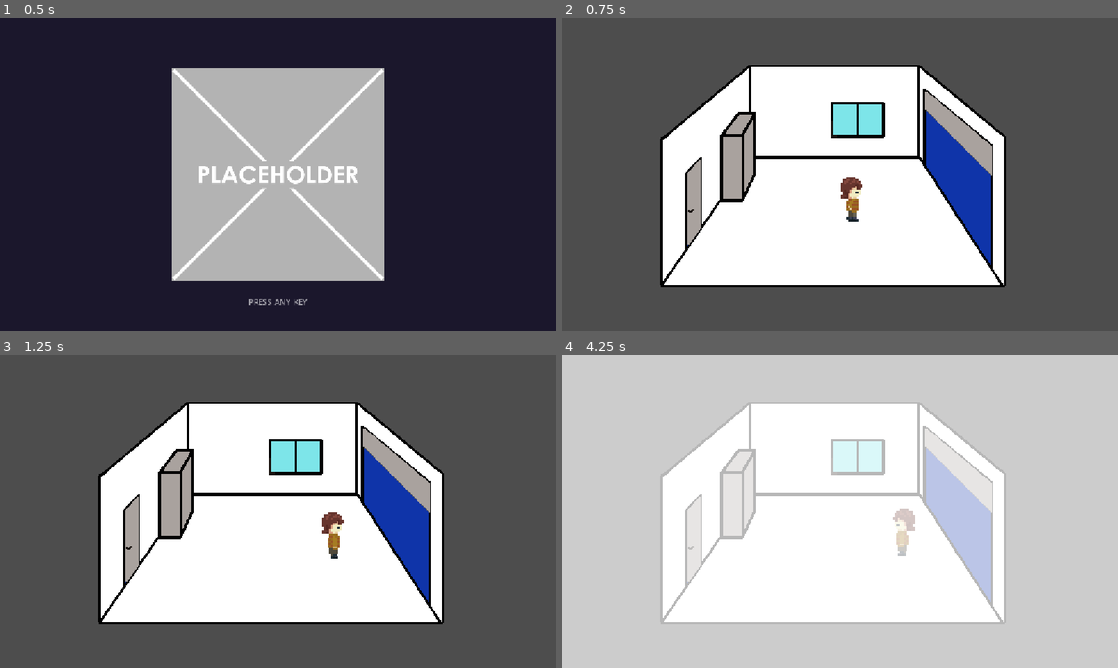
Above: before the commit, frames 1-4 (two rows, left to right).
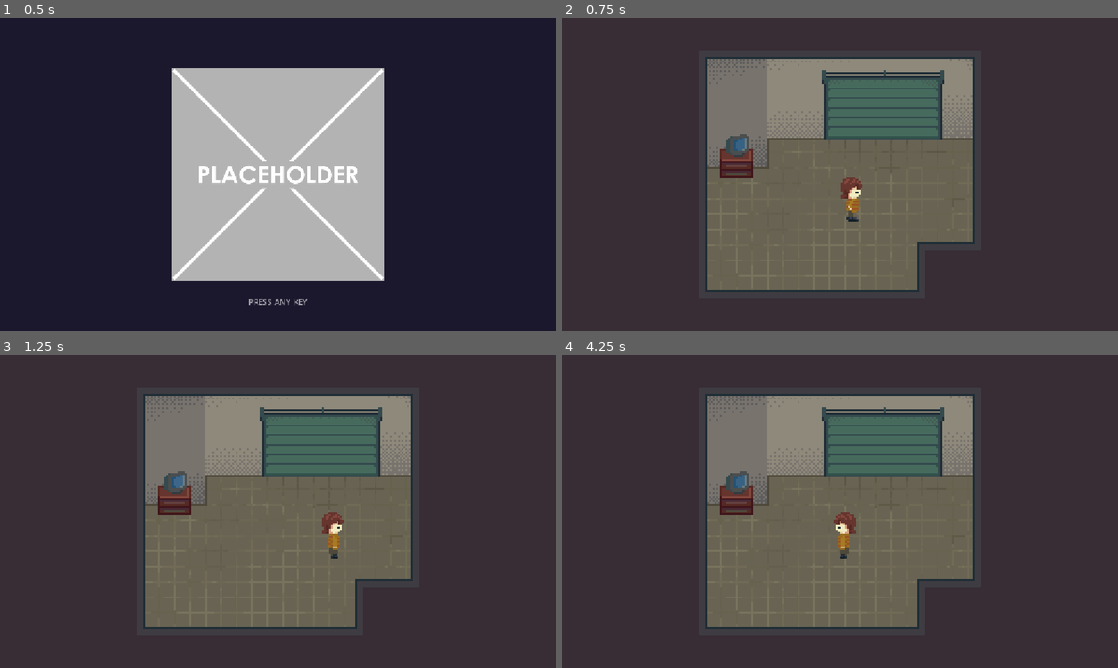
Above: after the commit, the same moments.

Repository: W00jo/projekt-droga
Game: Godot game, scene res://src/main_scene.tscn
Same seed, same stepped clock (60 frames per second), same inputs: the game is played once before the commit and once after it.
Inputs (mouse positions are in pixels of both pictures, inside the frame that each line leads up to):
- Up to frame 1 (0.5 s): no input
- Up to frame 2 (0.75 s): tap Enter at 0.5 s; move the mouse to (962, 158) at 0.52 s; hold D (move_right) from 0.53 s (still down); click (962, 158) at 0.67 s
- Up to frame 3 (1.25 s): keep holding D (move_right)
- Up to frame 4 (4.25 s): move the mouse to (728, 527) at 1.27 s; release D (move_right) at 1.28 s; hold S (move_down) 1.28-2.03 s; move the mouse to (895, 442) at 2.02 s; hold D (move_right) 2.03-2.78 s; move the mouse to (812, 574) at 2.77 s; hold W (move_up) 2.78-3.53 s; click (812, 574) at 2.92 s; move the mouse to (1006, 558) at 3.52 s; hold A (move_left) from 3.53 s (still down)

Frame 1 is identical in both runs. In frame 2, 97% of the frame differs, in the area x 0-100%, y 0-100%; in frame 3, 97%; in frame 4, 100%.

Commit message:
Change Hub assets

Diff:
--- a/src/hub/garage_door.gd
+++ b/src/hub/garage_door.gd
@@ -3,7 +3,3 @@
 func _on_body_entered(body: Node2D) -> void:
 	if body is PlayerWASD:
 		GameManager.main_scene.exit_hub_and_start_run()
-
-		#transition_animation.play("transition_fadeout")
-		#await transition_animation.animation_finished
-		#get_tree().change_scene_to_file.call_deferred("res://src/level/level.tscn")
--- a/src/hub/hub.tscn
+++ b/src/hub/hub.tscn
@@ -3,12 +3,32 @@
 [ext_resource type="Texture2D" uid="uid://r3s7b6xdlgmb" path="res://src/hub/hub_background.png" id="1_8xbvn"]
 [ext_resource type="Script" uid="uid://dtfvkxk5vcsrj" path="res://src/hub/hub.gd" id="1_r4qrh"]
 [ext_resource type="Texture2D" uid="uid://bjeeytmn1qwcs" path="res://src/hub/doors.png" id="2_c3p1t"]
-[ext_resource type="Texture2D" uid="uid://bsxjua54f87f" path="res://src/hub/hub_locker.png" id="3_bfsw3"]
 [ext_resource type="Script" uid="uid://fv3kih0imp0a" path="res://src/hub/door.gd" id="4_gb5ag"]
 [ext_resource type="Texture2D" uid="uid://dws5mbakgqcwq" path="res://src/hub/hub_garage_door.png" id="4_lgcv4"]
 [ext_resource type="Script" uid="uid://dq7slx8aqhnrq" path="res://src/hub/garage_door.gd" id="5_0pbk3"]
-[ext_resource type="Texture2D" uid="uid://dcf07tmp13ydk" path="res://src/hub/hub_window.png" id="5_lgcv4"]
 [ext_resource type="PackedScene" uid="uid://c722vntaki1rg" path="res://src/player/player_wasd.tscn" id="5_r4qrh"]
+
+[sub_resource type="AtlasTexture" id="AtlasTexture_wj811"]
+atlas = ExtResource("1_8xbvn")
+region = Rect2(0, 0, 288, 162)
+
+[sub_resource type="AtlasTexture" id="AtlasTexture_v8286"]
+atlas = ExtResource("1_8xbvn")
+region = Rect2(288, 0, 288, 162)
+
+[sub_resource type="SpriteFrames" id="SpriteFrames_2f7ys"]
+animations = [{
+"frames": [{
+"duration": 1.0,
+"texture": SubResource("AtlasTexture_wj811")
+}, {
+"duration": 1.0,
+"texture": SubResource("AtlasTexture_v8286")
+}],
+"loop": true,
+"name": &"default",
+"speed": 5.0
+}]
 
 [sub_resource type="AtlasTexture" id="AtlasTexture_r4qrh"]
 atlas = ExtResource("2_c3p1t")
@@ -40,8 +60,8 @@
 b = Vector2(1, -9)
 
 [sub_resource type="SegmentShape2D" id="SegmentShape2D_yo4oc"]
-a = Vector2(-60, -69)
-b = Vector2(51, 72)
+a = Vector2(-123, 0)
+b = Vector2(131, 0)
 
 [node name="Hub" type="StaticBody2D" unique_id=769936134 node_paths=PackedStringArray("player")]
 script = ExtResource("1_r4qrh")
@@ -49,23 +69,18 @@
 
 [node name="CollisionPolygon2D" type="CollisionPolygon2D" parent="." unique_id=1663058610]
 build_mode = 1
-polygon = PackedVector2Array(402, 323, 375, 378, 331, 378, 295, 432, 213, 417, 204, 465, 258, 483, 210, 553, 914, 553, 890.6749, 518.01227, 883, 351, 755, 215, 751, 296, 730, 288, 402, 288)
+polygon = PackedVector2Array(427, 285, 398, 286, 398, 306, 306, 306, 307, 559, 733, 561, 732, 460, 849, 460, 846, 222, 429, 222)
 
-[node name="SpriteHub" type="Sprite2D" parent="." unique_id=166090569]
-position = Vector2(563, 327)
-texture = ExtResource("1_8xbvn")
-region_rect = Rect2(0, 0, 750, 468)
-
-[node name="SpriteLocker" type="Sprite2D" parent="." unique_id=957656199]
-position = Vector2(365, 288)
-texture = ExtResource("3_bfsw3")
-
-[node name="SpriteWindow" type="Sprite2D" parent="." unique_id=799114519]
-position = Vector2(613, 211)
-texture = ExtResource("5_lgcv4")
+[node name="SpriteHub" type="AnimatedSprite2D" parent="." unique_id=367206235]
+position = Vector2(576, 324)
+scale = Vector2(4, 4)
+sprite_frames = SubResource("SpriteFrames_2f7ys")
+autoplay = "default"
+speed_scale = 3.0
 
 [node name="AreaDoor" type="Area2D" parent="." unique_id=1552201425]
-position = Vector2(119, 380)
+visible = false
+position = Vector2(35, 364)
 script = ExtResource("4_gb5ag")
 
 [node name="SpriteDoor" type="AnimatedSprite2D" parent="AreaDoor" unique_id=60324831]
@@ -88,30 +103,29 @@
 region_rect = Rect2(0, 157, 72, 231)
 
 [node name="AreaGameExit" type="Area2D" parent="." unique_id=47650648]
-position = Vector2(193, 399)
+visible = false
+position = Vector2(105, 350)
 
 [node name="CollisionShape2D" type="CollisionShape2D" parent="AreaGameExit" unique_id=37338658]
 position = Vector2(51, 32)
 shape = SubResource("SegmentShape2D_r4qrh")
 
 [node name="AreaGarageDoor" type="Area2D" parent="." unique_id=34633248]
+position = Vector2(667, 180)
 script = ExtResource("5_0pbk3")
 
 [node name="SpriteGarageDoor" type="Sprite2D" parent="AreaGarageDoor" unique_id=2022423440]
-z_index = 1
-position = Vector2(821, 332)
+scale = Vector2(4, 4)
 texture = ExtResource("4_lgcv4")
 
 [node name="CollisionShape2D" type="CollisionShape2D" parent="AreaGarageDoor" unique_id=673221910]
-position = Vector2(828, 358)
+position = Vector2(-6, 85)
 shape = SubResource("SegmentShape2D_yo4oc")
 
 [node name="PlayerWASD" parent="." unique_id=916138121 instance=ExtResource("5_r4qrh")]
 position = Vector2(564, 378)
 scale = Vector2(2.2, 2.2)
 
-[node name="Node2D" type="Node2D" parent="." unique_id=1162545500]
-
 [connection signal="body_entered" from="AreaDoor" to="AreaDoor" method="_on_body_entered"]
 [connection signal="body_exited" from="AreaDoor" to="AreaDoor" method="_on_body_exited"]
 [connection signal="body_entered" from="AreaGameExit" to="AreaDoor" method="_on_area_game_exit_body_entered"]
Binary file changed: src/hub/hub_background.png
Binary file changed: src/hub/hub_garage_door.png
